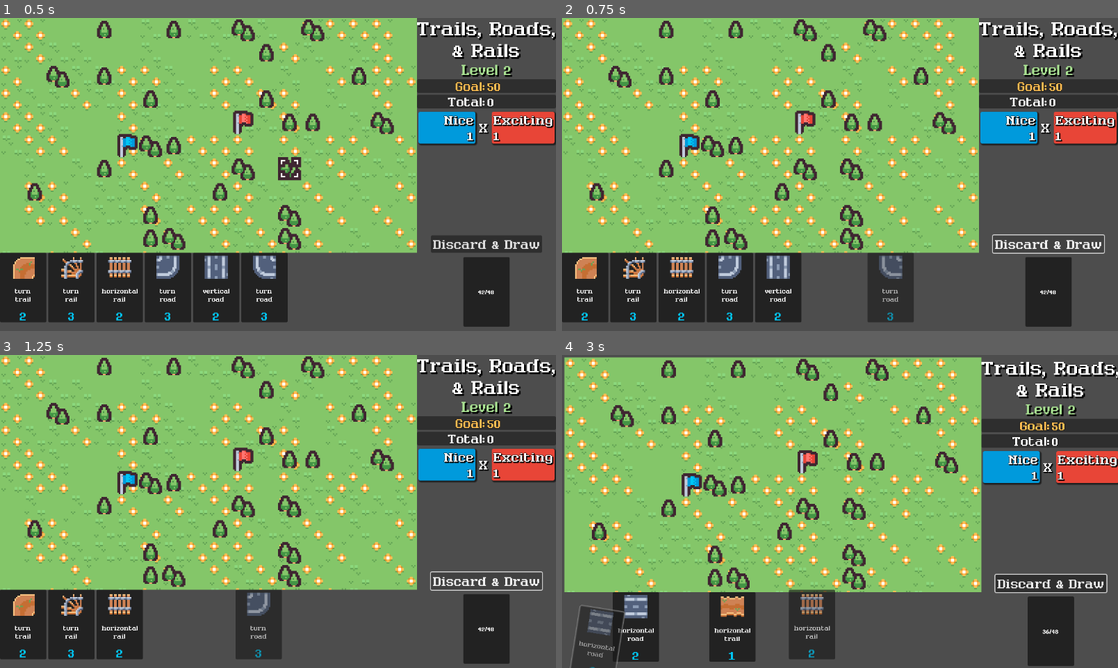
Above: before the commit, frames 1-4 (two rows, left to right).
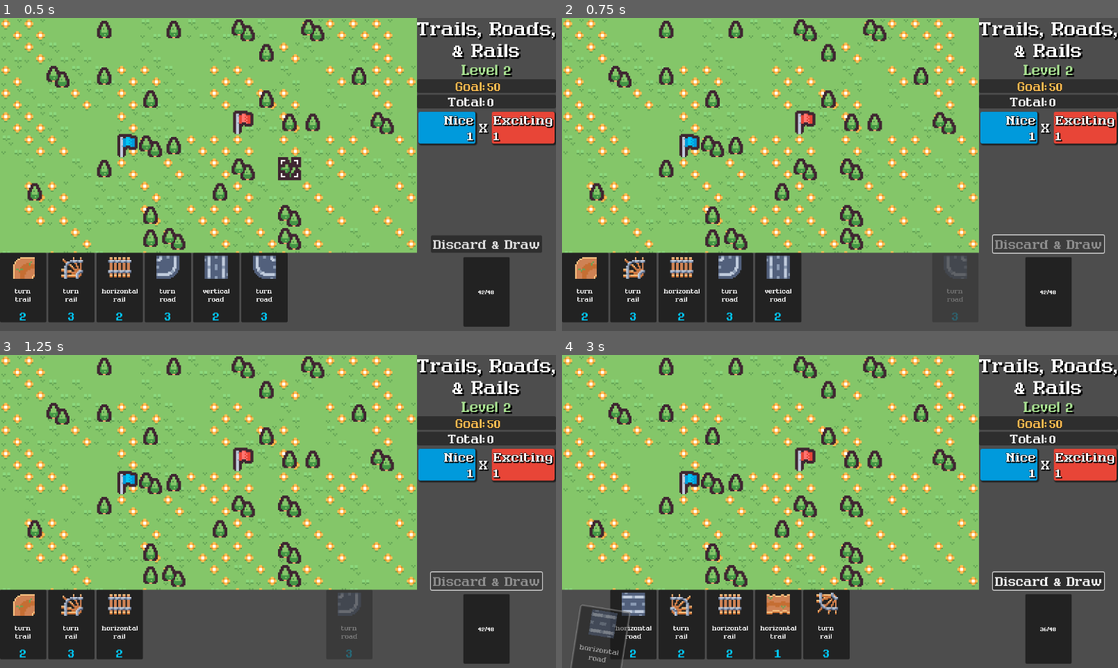
Above: after the commit, the same moments.

Repository: nuzcraft/trails-roads-rails
Game: Godot game, scene res://scenes/main.tscn
Same seed, same stepped clock (60 frames per second), same inputs: the game is played once before the commit and once after it.
Inputs (mouse positions are in pixels of both pictures, inside the frame that each line leads up to):
- Up to frame 1 (0.5 s): no input
- Up to frame 2 (0.75 s): click "Discard & Draw" at 0.5 s
- Up to frame 3 (1.25 s): no input
- Up to frame 4 (3 s): click (1051, 580) at 1.25 s, where only the run before the commit has a clickable "Discard & Draw"; click (1051, 580) at 2 s, where only the run before the commit has a clickable "Discard & Draw"; move the mouse to (584, 624) at 2.77 s; click (584, 624) at 2.92 s

Frame 1 is identical in both runs. In frame 2, 1.9% of the frame differs, in the area x 55-97%, y 70-98%; in frame 3, 2.0%; in frame 4, 25%, in the area x 0-100%, y 0-100%.

Commit message:
adding initial soundz

Diff:
--- /dev/null
+++ b/default_bus_layout.tres
@@ -0,0 +1,15 @@
+[gd_resource type="AudioBusLayout" format=3 uid="uid://cpuxg3d5n0lct"]
+
+[resource]
+bus/1/name = &"Music"
+bus/1/solo = false
+bus/1/mute = false
+bus/1/bypass_fx = false
+bus/1/volume_db = 0.0
+bus/1/send = &"Master"
+bus/2/name = &"Effects"
+bus/2/solo = false
+bus/2/mute = false
+bus/2/bypass_fx = false
+bus/2/volume_db = 0.0
+bus/2/send = &"Master"
--- a/project.godot
+++ b/project.godot
@@ -15,6 +15,10 @@
 config/features=PackedStringArray("4.3", "GL Compatibility")
 boot_splash/image="res://assets/pride-dark-c-side.png"
 config/icon="res://icon.svg"
+
+[autoload]
+
+SoundPlayer="*res://scenes/sound_player.tscn"
 
 [display]
 
--- a/scenes/card/card.gd
+++ b/scenes/card/card.gd
@@ -60,8 +60,10 @@
 	if event is InputEventMouseButton and event.pressed:
 		match event.button_index:
 			MOUSE_BUTTON_LEFT:
+				SoundPlayer.play_sound(SoundPlayer.MOUSECLICK_1)
 				switch_state(STATE.FOLLOWING)
 			MOUSE_BUTTON_RIGHT:
+				SoundPlayer.play_sound(SoundPlayer.MOUSERELEASE_1)
 				switch_state_to_static(true)
 		wiggle()
 	elif event is InputEventMouseButton and not event.pressed:
@@ -71,6 +73,7 @@
 					card_dropped.emit(self, atlas_pos)
 					switch_state(STATE.FROZEN)
 				#switch_state(STATE.STATIC)
+			#_: SoundPlayer.play_sound(SoundPlayer.MOUSERELEASE_1)
 
 func switch_state(state: int) -> void:
 	match state:
@@ -105,6 +108,7 @@
 	tween.tween_property($PanelContainer, 'rotation_degrees', 0, dur)
 
 func _on_mouse_entered() -> void:
+	SoundPlayer.play_sound(SoundPlayer.ROLLOVER_3, 40)
 	var tween = get_tree().create_tween()
 	tween.set_ease(Tween.EASE_IN_OUT)
 	tween.tween_property(self, 'scale', Vector2(1.1, 1.1), 0.1)
--- a/scenes/main.gd
+++ b/scenes/main.gd
@@ -126,6 +126,7 @@
 	tile_map_layer_path.set_cell(cell_coord, 0, atlas_position)
 	add_point_to_astar(cell_coord, card.connection_array)
 	add_screenshake(0.3)
+	SoundPlayer.play_sound(SoundPlayer.SWITCH_8)
 	cards_in_play[cell_coord] = card
 	hand_cards.remove_at(hand_cards.find(card))
 	hand_container.remove_child(card)
@@ -322,8 +323,12 @@
 	if combo:
 		pop.combo()
 	match type:
-		"nice": pop.mod = KenneyColors.BLUE
-		"exciting": pop.mod = KenneyColors.RED
+		"nice":
+			pop.mod = KenneyColors.BLUE
+			SoundPlayer.play_sound(SoundPlayer.JINGLES_PIZZI_04, 70)
+		"exciting":
+			pop.mod = KenneyColors.RED
+			SoundPlayer.play_sound(SoundPlayer.JINGLES_PIZZI_16, 70)
 		_: pop.mod = KenneyColors.GREEN
 	sub_viewport_container.add_child(pop)
 	pop.position = pos * 16 * 3
@@ -385,11 +390,18 @@
 	src_id = add_point_to_astar(source, ['N', 'S', 'E', 'W'])
 	trgt_id = add_point_to_astar(target, ['N', 'S', 'E', 'W'])
 
+	discard_draw_button.text = "Discard & Draw"
+	discard_draw_button.modulate = Color.WHITE
+
 func _on_discard_draw_button_pressed() -> void:
+	SoundPlayer.play_sound(SoundPlayer.CLICK_3)
+	discard_draw_button.disabled = true
 	if deck_cards.size() <= 0:
+		discard_draw_button.disabled = false
 		game_over()
 	else:
 		await discard_all()
+		discard_draw_button.disabled = false
 		draw_cards_to_hand(6)
 	if deck_cards.size() <= 0:
 		discard_draw_button.text = "End Game"
@@ -403,8 +415,9 @@
 	for card in hand_cards:
 		var tween = get_tree().create_tween()
 		tween.set_ease(Tween.EASE_IN_OUT)
-		tween.tween_property(card, "global_position", $Control/DeckContainer.global_position, 0.5)
-		tween.parallel().tween_property(card, "modulate:a", 0.0, 0.5)
+		tween.tween_property(card, "global_position", $Control/DeckContainer.global_position, 0.25)
+		tween.parallel().tween_property(card, "modulate:a", 0.0, 0.25)
+		SoundPlayer.play_sound(SoundPlayer.BOOK_FLIP_3)
 		await get_tree().create_timer(0.25).timeout
 		add_screenshake(0.25)
 		hand_container.remove_child(card)
@@ -449,3 +462,7 @@
 
 func _on_resume_button_pressed() -> void:
 	unpause()
+
+
+func _on_discard_draw_button_mouse_entered() -> void:
+	SoundPlayer.play_sound(SoundPlayer.ROLLOVER_2)
--- a/scenes/main.tscn
+++ b/scenes/main.tscn
@@ -126,7 +126,7 @@
 tile_set = ExtResource("1_ow657")
 
 [node name="GridCursor" parent="Control/SubViewportContainer/SubViewport" instance=ExtResource("2_7h2p8")]
-position = Vector2(792, 360)
+position = Vector2(344, -8)
 
 [node name="SubViewport2" type="SubViewport" parent="Control/SubViewportContainer"]
 transparent_bg = true
@@ -402,6 +402,7 @@
 size_flags_horizontal = 4
 text = "quit"
 
+[connection signal="mouse_entered" from="Control/VBoxContainer/VBoxContainer/DiscardDrawButton" to="." method="_on_discard_draw_button_mouse_entered"]
 [connection signal="pressed" from="Control/VBoxContainer/VBoxContainer/DiscardDrawButton" to="." method="_on_discard_draw_button_pressed"]
 [connection signal="pressed" from="Control/PauseEndPanel/VBoxContainer/HBoxContainer2/ResumeButton" to="." method="_on_resume_button_pressed"]
 [connection signal="pressed" from="Control/PauseEndPanel/VBoxContainer/HBoxContainer2/RestartButton" to="." method="_on_restart_button_pressed"]
--- /dev/null
+++ b/scenes/sound_player.gd
@@ -0,0 +1,70 @@
+extends Node
+
+const CLICK_1 = preload("res://assets/sounds/click1.ogg")
+const CLICK_2 = preload("res://assets/sounds/click2.ogg")
+const CLICK_3 = preload("res://assets/sounds/click3.ogg")
+const CLICK_4 = preload("res://assets/sounds/click4.ogg")
+const CLICK_5 = preload("res://assets/sounds/click5.ogg")
+const MOUSECLICK_1 = preload("res://assets/sounds/mouseclick1.ogg")
+const MOUSERELEASE_1 = preload("res://assets/sounds/mouserelease1.ogg")
+const ROLLOVER_1 = preload("res://assets/sounds/rollover1.ogg")
+const ROLLOVER_2 = preload("res://assets/sounds/rollover2.ogg")
+const ROLLOVER_3 = preload("res://assets/sounds/rollover3.ogg")
+const ROLLOVER_4 = preload("res://assets/sounds/rollover4.ogg")
+const ROLLOVER_5 = preload("res://assets/sounds/rollover5.ogg")
+const ROLLOVER_6 = preload("res://assets/sounds/rollover6.ogg")
+const SWITCH_8 = preload("res://assets/sounds/switch8.ogg")
+const JINGLES_PIZZI_04 = preload("res://assets/sounds/jingles_PIZZI04.ogg")
+const JINGLES_PIZZI_16 = preload("res://assets/sounds/jingles_PIZZI16.ogg")
+const BOOK_FLIP_3 = preload("res://assets/sounds/bookFlip3.ogg")
+
+@onready var audio_players: Node = $AudioPlayers
+@onready var music_players: Node = $MusicPlayers
+
+func play_sound(sound, volume_percent: int = 100):
+	print('playing sound')
+	for audioStreamPlayer: AudioStreamPlayer in audio_players.get_children():
+		if not audioStreamPlayer.playing:
+			audioStreamPlayer.stream = sound
+			audioStreamPlayer.volume_db = linear_to_db(volume_percent / 100.0)
+			audioStreamPlayer.play()
+			print('sound played')
+			break
+
+func play_music(sound):
+	for audioStreamPlayer: AudioStreamPlayer in music_players.get_children():
+		if not audioStreamPlayer.playing:
+			audioStreamPlayer.stream = sound
+			audioStreamPlayer.volume_db = 0
+			audioStreamPlayer.play()
+			break
+
+func stop_music():
+	for audioStreamPlayer: AudioStreamPlayer in music_players.get_children():
+		if audioStreamPlayer.playing:
+			audioStreamPlayer.stop()
+
+func transition_music(sound):
+	var playingStream: AudioStreamPlayer
+	for audioStreamPlayer: AudioStreamPlayer in music_players.get_children():
+		if audioStreamPlayer.playing:
+			playingStream = audioStreamPlayer
+			break
+	var notPlayingStream: AudioStreamPlayer
+	for audioStreamPlayer: AudioStreamPlayer in music_players.get_children():
+		if not audioStreamPlayer == playingStream:
+			notPlayingStream = audioStreamPlayer
+			break
+	notPlayingStream.volume_db = -80
+	notPlayingStream.stream = sound
+	if playingStream:
+		if not notPlayingStream.stream == playingStream.stream:
+			notPlayingStream.play(5.0)
+			var tween = get_tree().create_tween()
+			tween.tween_property(playingStream, "volume_db", -80, 1.5).set_ease(Tween.EASE_IN_OUT)
+			tween.parallel().tween_property(notPlayingStream, "volume_db", 0, 1.5).set_ease(Tween.EASE_IN_OUT)
+			tween.tween_callback(playingStream.stop)
+	else:
+		notPlayingStream.play()
+		var tween = get_tree().create_tween()
+		tween.parallel().tween_property(notPlayingStream, "volume_db", 0, 1.5).set_ease(Tween.EASE_IN_OUT)
--- /dev/null
+++ b/scenes/sound_player.tscn
@@ -0,0 +1,40 @@
+[gd_scene load_steps=2 format=3 uid="uid://uvyritdmwjex"]
+
+[ext_resource type="Script" path="res://scenes/sound_player.gd" id="1_geqmf"]
+
+[node name="SoundPlayer" type="Node"]
+script = ExtResource("1_geqmf")
+
+[node name="AudioPlayers" type="Node" parent="."]
+
+[node name="AudioStreamPlayer" type="AudioStreamPlayer" parent="AudioPlayers"]
+bus = &"Effects"
+
+[node name="AudioStreamPlayer2" type="AudioStreamPlayer" parent="AudioPlayers"]
+bus = &"Effects"
+
+[node name="AudioStreamPlayer3" type="AudioStreamPlayer" parent="AudioPlayers"]
+bus = &"Effects"
+
+[node name="AudioStreamPlayer4" type="AudioStreamPlayer" parent="AudioPlayers"]
+bus = &"Effects"
+
+[node name="AudioStreamPlayer5" type="AudioStreamPlayer" parent="AudioPlayers"]
+bus = &"Effects"
+
+[node name="AudioStreamPlayer6" type="AudioStreamPlayer" parent="AudioPlayers"]
+bus = &"Effects"
+
+[node name="AudioStreamPlayer7" type="AudioStreamPlayer" parent="AudioPlayers"]
+bus = &"Effects"
+
+[node name="AudioStreamPlayer8" type="AudioStreamPlayer" parent="AudioPlayers"]
+bus = &"Effects"
+
+[node name="MusicPlayers" type="Node" parent="."]
+
+[node name="AudioStreamPlayer" type="AudioStreamPlayer" parent="MusicPlayers"]
+bus = &"Music"
+
+[node name="AudioStreamPlayer2" type="AudioStreamPlayer" parent="MusicPlayers"]
+bus = &"Music"
Not shown, added: assets/sounds/bookFlip3.ogg.import
Not shown, added: assets/sounds/click1.ogg.import
Not shown, added: assets/sounds/click2.ogg.import
Not shown, added: assets/sounds/click3.ogg.import
Not shown, added: assets/sounds/click4.ogg.import
Not shown, added: assets/sounds/click5.ogg.import
Not shown, added: assets/sounds/jingles_PIZZI04.ogg.import
Not shown, added: assets/sounds/jingles_PIZZI16.ogg.import
Not shown, added: assets/sounds/mouseclick1.ogg.import
Not shown, added: assets/sounds/mouserelease1.ogg.import
Not shown, added: assets/sounds/rollover1.ogg.import
Not shown, added: assets/sounds/rollover2.ogg.import
(and 22 more such lines)
